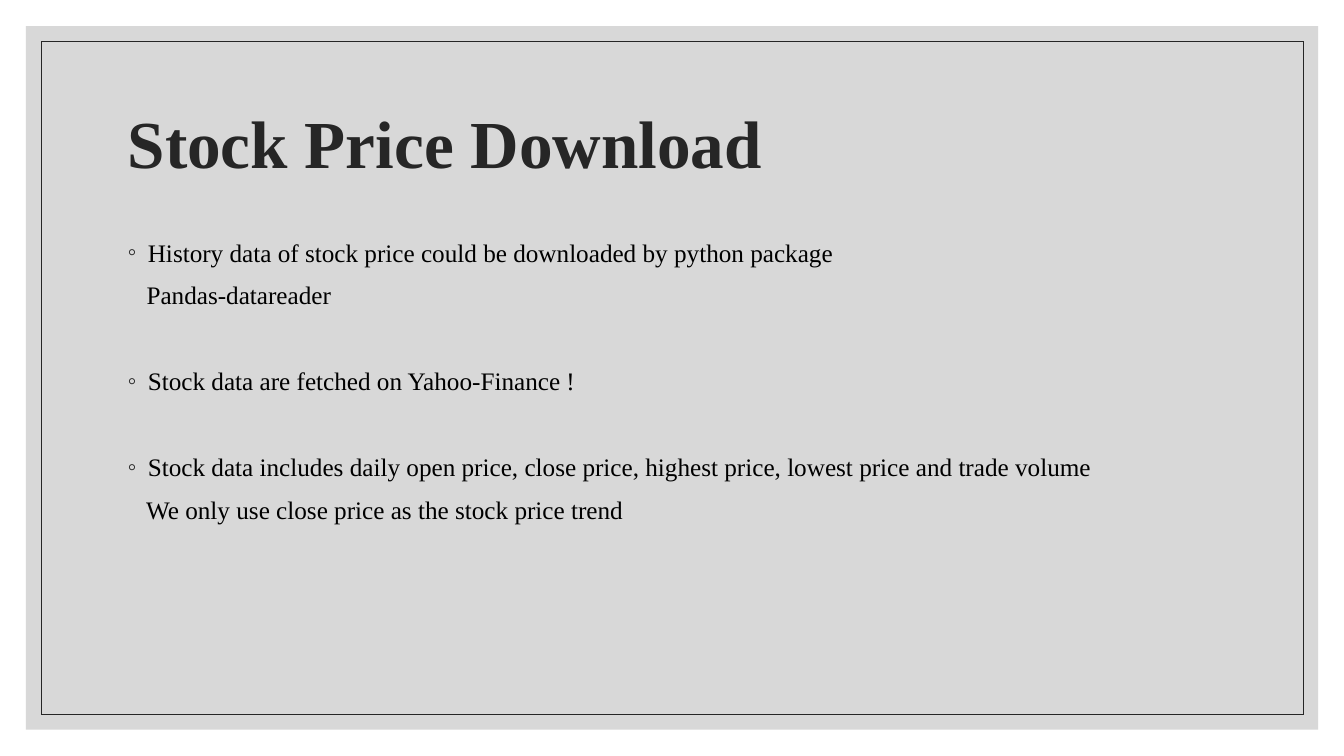
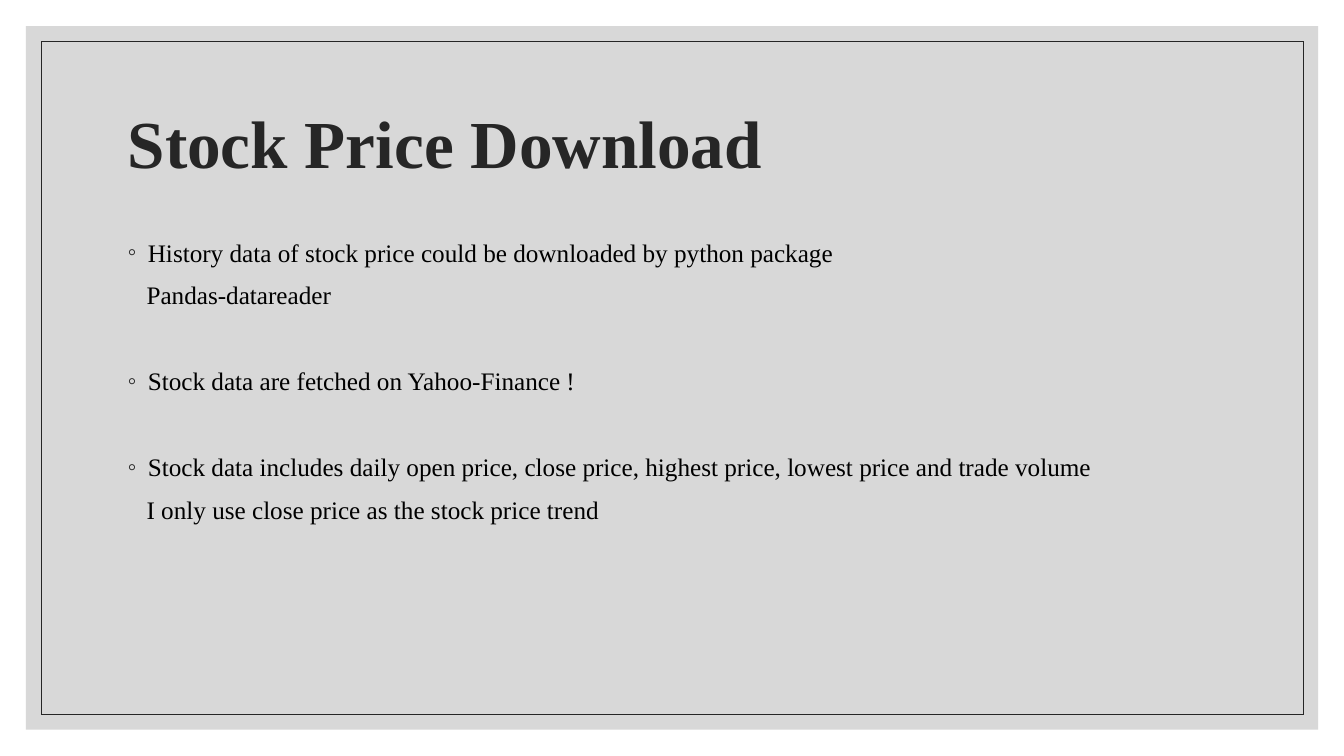
Before and after one commit to DazhiLi-hub/Dazhi-Project, a slide deck: slide 4 of Web-Application/Mid-term Presentation/Mid-term presentation.pptx. Drawn at 1344x756 pixels with LibreOffice and Linux fonts; fonts in the diff are those of the drawing. Boxes give left, top, right and bottom in pixels: in the first picture for what was removed or moved away, otherwise in the second. Text is boxed around its words. In the diff, an @@ line names an element or a change of style, - is before the commit and + after.

```diff
--- a/Web-Application/Mid-term Presentation/Mid-term presentation.pptx
+++ b/Web-Application/Mid-term Presentation/Mid-term presentation.pptx
@@ text at [147,501,599,525]: text changed @@
-We only use close price as the stock price trend
+I only use close price as the stock price trend
```
Also in this commit, not shown: 2 other slides changed, 2 other files.
